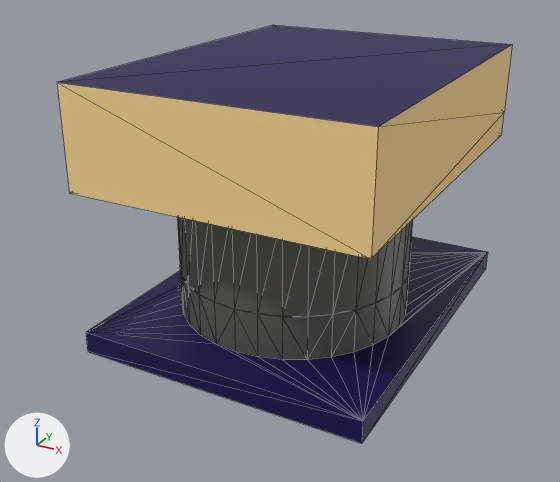
Two versions of the glTF model public/assets/tower.glb, one commit apart.
Rendered twice from a camera (50 mm lens) standing at (0.152, -0.989, 0.234) and looking at (-0.008, -0.698, 0.088). Lighting does not change. The marker at lower left points along +X, +Y and +Z. Mesh edges are drawn as thin lines. Vertices at the same position are counted once.

The first picture shows 'stand', 'turret'.
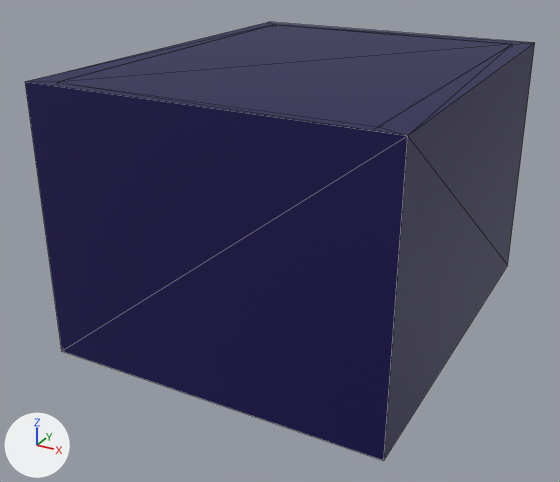
Location of each change, (x1, y1, x2, y2) in pixels of the pictures (560 x 482 px):
'cabinet', added (blue): after (25, 22, 535, 460)
'stand', reshaped (not visible afterwards): before (86, 237, 488, 443)
part 1 of me_stand, deleted (blue): before (86, 252, 488, 443)
'turret', unchanged, covered by the edit: before (57, 25, 512, 317); after (57, 25, 512, 127)

The change, as a list of edits to the scene's bpy script:
```text
Add mat_cabinet:
    mat_cabinet = principled_material('cabinet')
    mat_cabinet.base_color = (0.00561, 0.0, 0.0762)  # dark blue #11004e
Change me_stand:
    used by ob_stand; location = (0.0, 0.0, 0.0)
    remove me_stand.from_pydata(...)  # 72 vertices, 110 faces; spans x -0.066..0.066, y -0.77..-0.6, z 0.05..0.08
    add me_stand.from_pydata(...)  # 68 vertices, 100 faces; spans x -0.066..0.066, y -0.77..-0.6, z 0.06..0.08
    me_stand part 1
    4 vertices are removed from x -0.066..0.066, y -0.77..-0.6, z 0.05
    10 faces are deleted
Add me_cabinet:
    me_cabinet.from_pydata(...)  # 16 vertices, 28 faces; spans x -0.077..0.077, y -0.775..-0.59, z 0.05..0.17
    me_cabinet.materials.append(mat_cabinet)  # dark blue #11004e
Add ob_cabinet:
    ob_cabinet = bpy.data.objects.new('cabinet', me_cabinet)
    ob_cabinet.location = (0.0, 0.0, 0.0)
```
